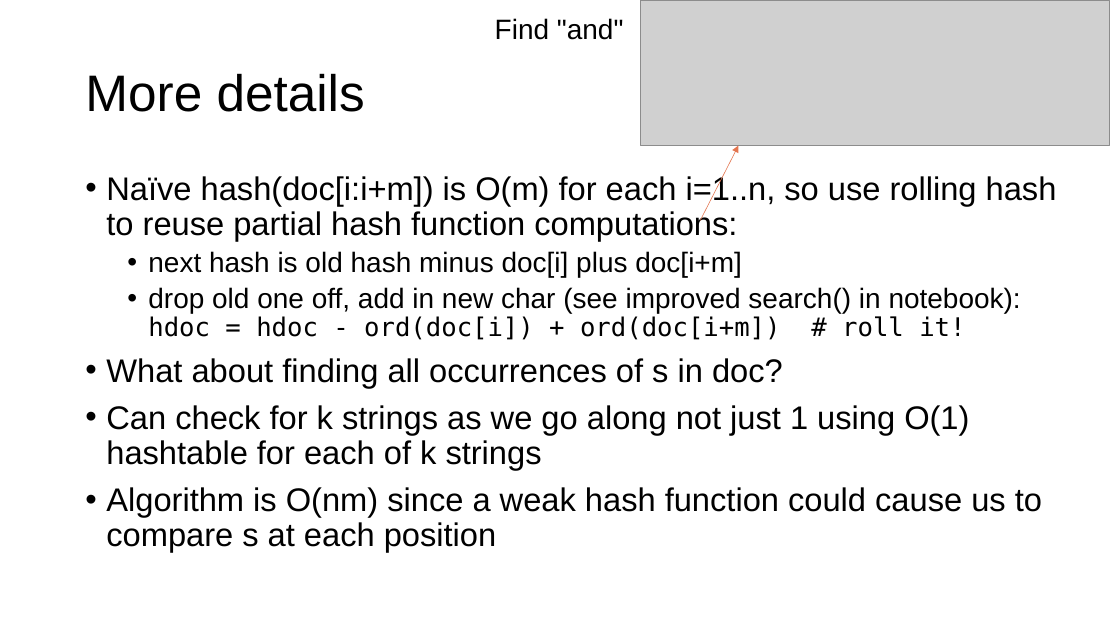
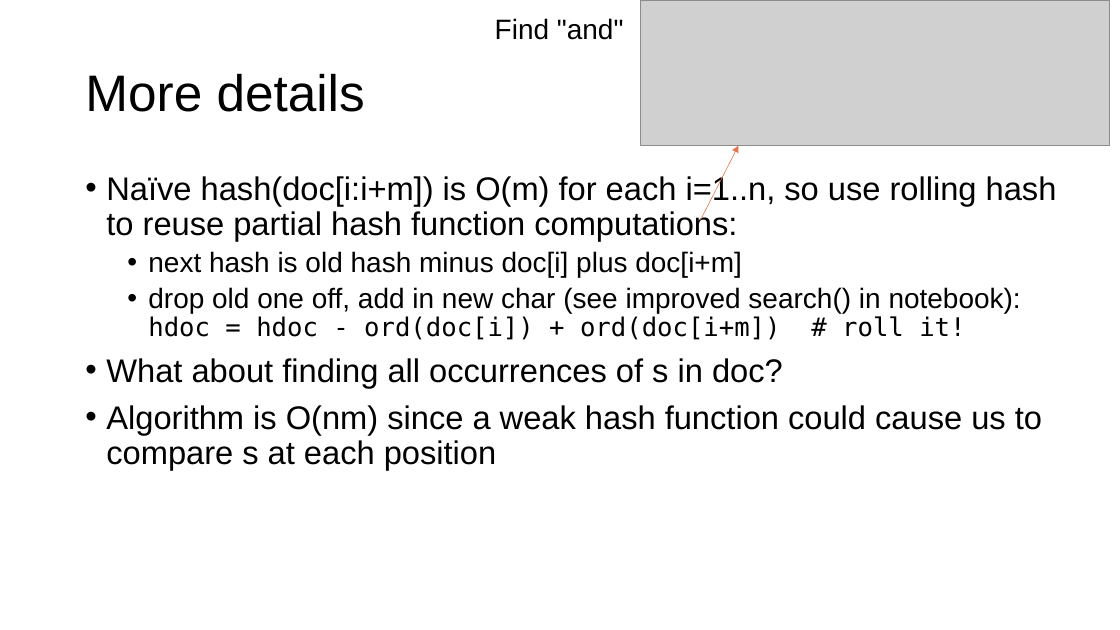
Before and after one commit to parrt/msds689, a slide deck: slide 8 of notes/searching.pptx. Drawn at 1120x630 pixels with LibreOffice and Linux fonts; fonts in the diff are those of the drawing; grey boxes stand for pictures; background and template pictures are left out. Boxes give left, top, right and bottom in pixels: in the first picture for what was removed or moved away, otherwise in the second. Text is boxed around its words. In the diff, an @@ line names an element or a change of style, - is before the commit and + after.

```diff
--- a/notes/searching.pptx
+++ b/notes/searching.pptx
@@ text at [106,405,969,470]: paragraph removed @@
-• Can check for k strings as we go along not just 1 using O(1) hashtable for each of k strings
```
Also in this commit, not shown: 7 other slides changed, 1 other file.
